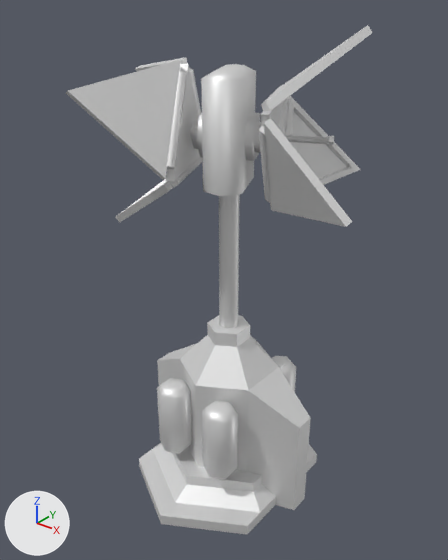
The glTF model glb/legrad.glb, before and after one commit.
Before and after are seen from a 50 mm camera at (57.5, -73.3, 85.0) aimed at (-0.6, -0.5, 39.9). Arrows for +X, +Y and +Z are at lower left; the lights stay in place. The picture after the commit comes second. Both versions are drawn at frame 20 of the action 'ActivateClose'; the numbers are the values there.

In view in the first picture: 'base', 'dishA', 'dishA1', 'dishA2', 'dishA3', 'dishB', 'dishB1', 'dishB2', 'dishB3', 'strut'.
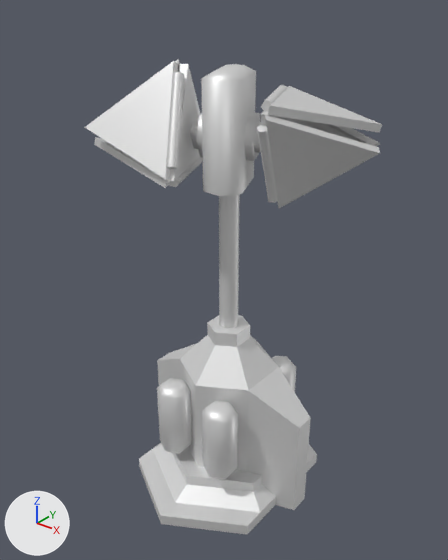
Location of each change, [x1, y1, x2, y2] in pixels of the pictures (448 x 560 px):
```json
{"object": "dishA2", "change": "turned", "before": [66, 59, 187, 180], "after": [85, 61, 184, 181]}
{"object": "dishB2", "change": "turned", "before": [259, 118, 352, 227], "after": [257, 115, 380, 208]}
{"object": "dishB3", "change": "turned", "before": [261, 25, 373, 112], "after": [261, 85, 382, 132]}
{"object": "dishB1", "change": "turned", "before": [284, 96, 361, 185], "after": [285, 117, 380, 147]}
{"object": "dishA3", "change": "turned", "before": [115, 157, 203, 223], "after": [94, 137, 203, 188]}
{"object": "dishA1", "change": "turned", "before": [135, 57, 201, 116], "after": [175, 59, 201, 116], "on screen": "mostly hidden afterwards"}
```

The change, as JSON lines over the scene's bpy script:
```json
{"op": "set", "path": "ob_disha1.rotation_euler", "old": "(-0.07, -0.268, 0.503)", "new": "(-0.507, -0.516, 1.431)", "note": "degrees (-4, -15, 29) -> degrees (-29, -30, 82)"}
{"op": "set", "path": "ob_disha2.rotation_euler", "old": "(0.07, -0.268, -0.503)", "new": "(0.507, -0.516, -1.431)", "note": "degrees (4, -15, -29) -> degrees (29, -30, -82)"}
{"op": "set", "path": "ob_disha3.rotation_euler", "old": "(0.0, 0.571, 0.0)", "new": "(0.0, 1.456, 0.0)", "note": "degrees (0, 33, 0) -> degrees (0, 83, 0)"}
{"op": "set", "path": "ob_dishb3.rotation_euler", "old": "(0.0, 0.571, 0.0)", "new": "(0.0, 1.456, 0.0)", "note": "degrees (0, 33, 0) -> degrees (0, 83, 0)"}
{"op": "set", "path": "ob_dishb2.rotation_euler", "old": "(-0.07, -0.268, 0.503)", "new": "(-0.507, -0.516, 1.431)", "note": "degrees (-4, -15, 29) -> degrees (-29, -30, 82)"}
{"op": "set", "path": "ob_dishb1.rotation_euler", "old": "(0.07, -0.268, -0.503)", "new": "(0.507, -0.516, -1.431)", "note": "degrees (4, -15, -29) -> degrees (29, -30, -82)"}
```
